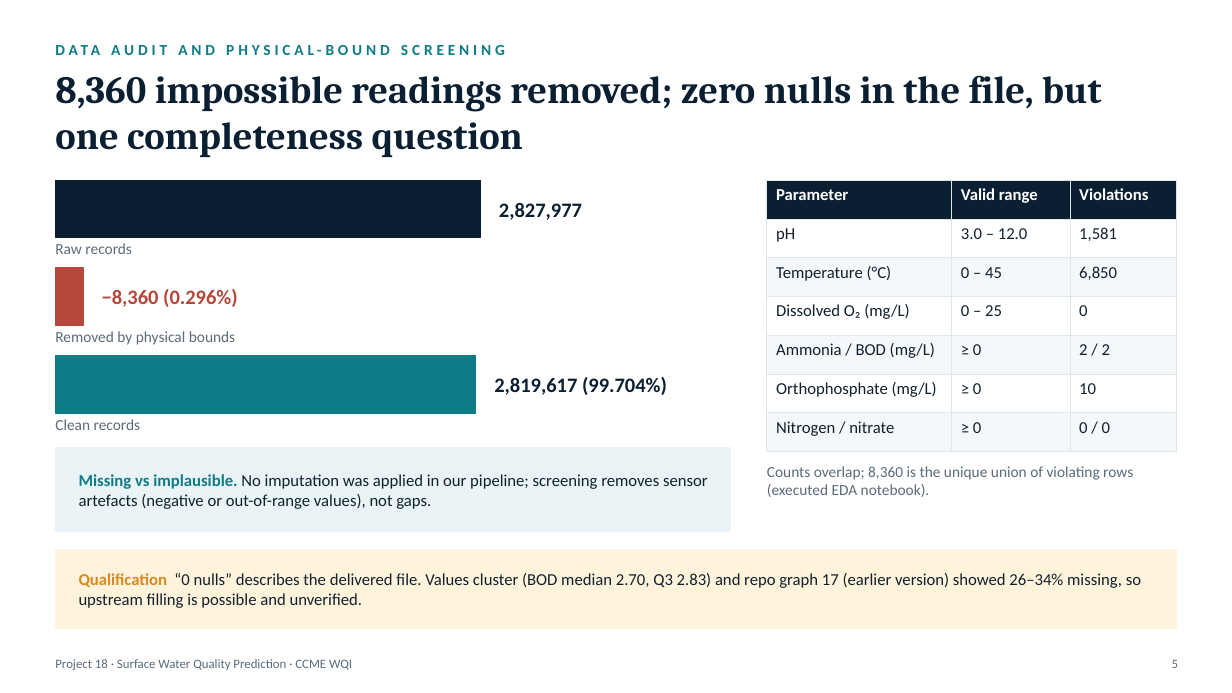
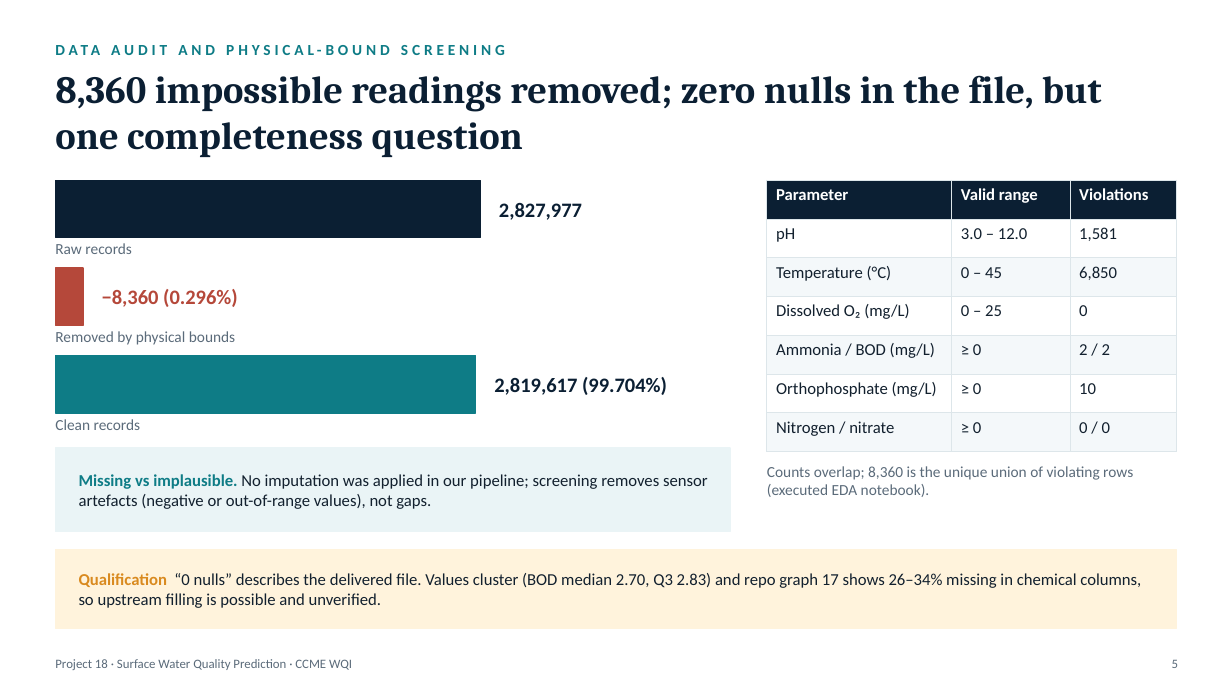
Before and after one commit to Amansoni045/Semester_5_AML_DL, a slide deck: slide 5 of final/Project_Presentation_Final.pptx. Drawn at 1232x693 pixels with LibreOffice and Linux fonts; fonts in the diff are those of the drawing. Boxes give left, top, right and bottom in pixels: in the first picture for what was removed or moved away, otherwise in the second. Text is boxed around its words. In the diff, an @@ line names an element or a change of style, - is before the commit and + after.

```diff
--- a/final/Project_Presentation_Final.pptx
+++ b/final/Project_Presentation_Final.pptx
@@ text at bbox=[79, 573, 1141, 608]: text changed @@
-Qualification “0 nulls” describes the delivered file. Values cluster (BOD median 2.70, Q3 2.83) and repo graph 17 (earlier version) showed 26–34% missing, so upstream filling is possible and unverified.
+Qualification “0 nulls” describes the delivered file. Values cluster (BOD median 2.70, Q3 2.83) and repo graph 17 shows 26–34% missing in chemical columns, so upstream filling is possible and unverified.
```
Also in this commit, not shown: 3 other slides changed, 7 other files.
